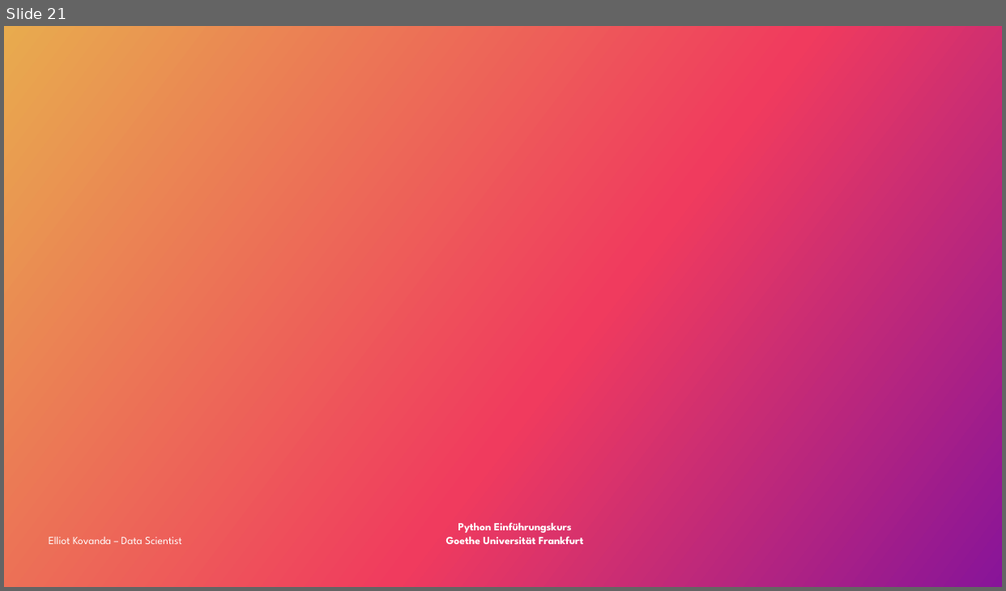
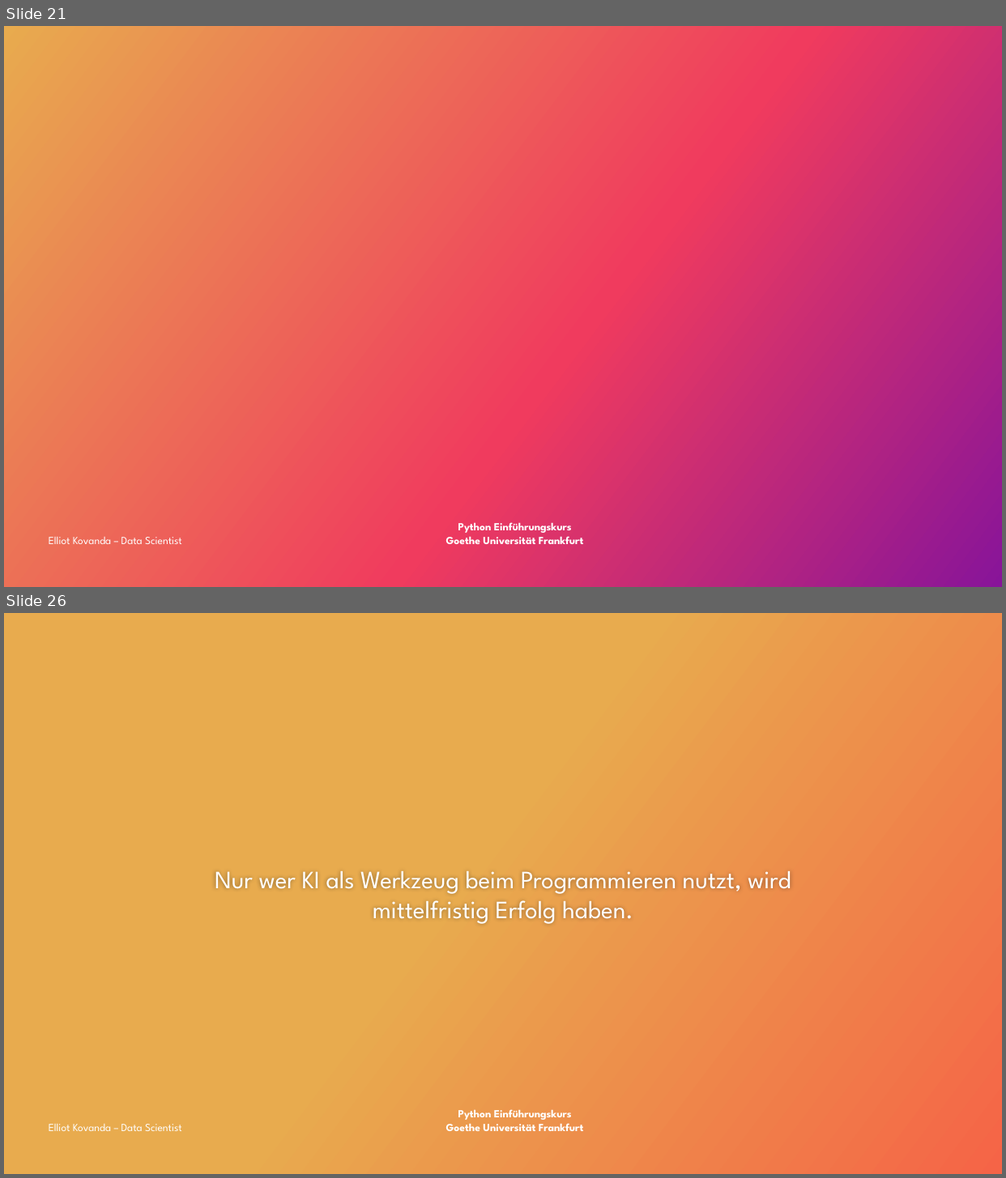
Before and after one commit to ekovanda/python_data_intro, a slide deck: Python_Datenanalyse.pptx. Shown one above the other, each under a label of ours: slide 21 before the commit, slides 21 and 26 after it; the slides between them are not shown. The pictures are 1006x591 and 1006x1178 pixels, drawn with LibreOffice and Linux fonts; fonts in the diff are those of the drawing; background and template pictures are left out. Boxes give left, top, right and bottom in pixels: in the first picture for what was removed or moved away, otherwise in the second. Text is boxed around its words. In the diff, an @@ line names an element or a change of style, - is before the commit and + after.

```diff
--- a/Python_Datenanalyse.pptx
+++ b/Python_Datenanalyse.pptx
@@ slide 26 added at (4, 613, 1002, 1174), background gradient #E8AB4E to #F56447; not listed: 1 template element that a slide beside it also shows @@
@@ text added at (215, 871, 791, 924), 24 pt, text #FFFFFF @@
+Nur wer KI als Werkzeug beim Programmieren nutzt, wird mittelfristig Erfolg haben.
@@ text added at (49, 1124, 182, 1131), 10.5 pt, text #FFFFFF @@
+Elliot Kovanda – Data Scientist
```
Also in this commit, not shown: 4 slides changed, 5 other slides added, 1 slide removed, 20 other files.
